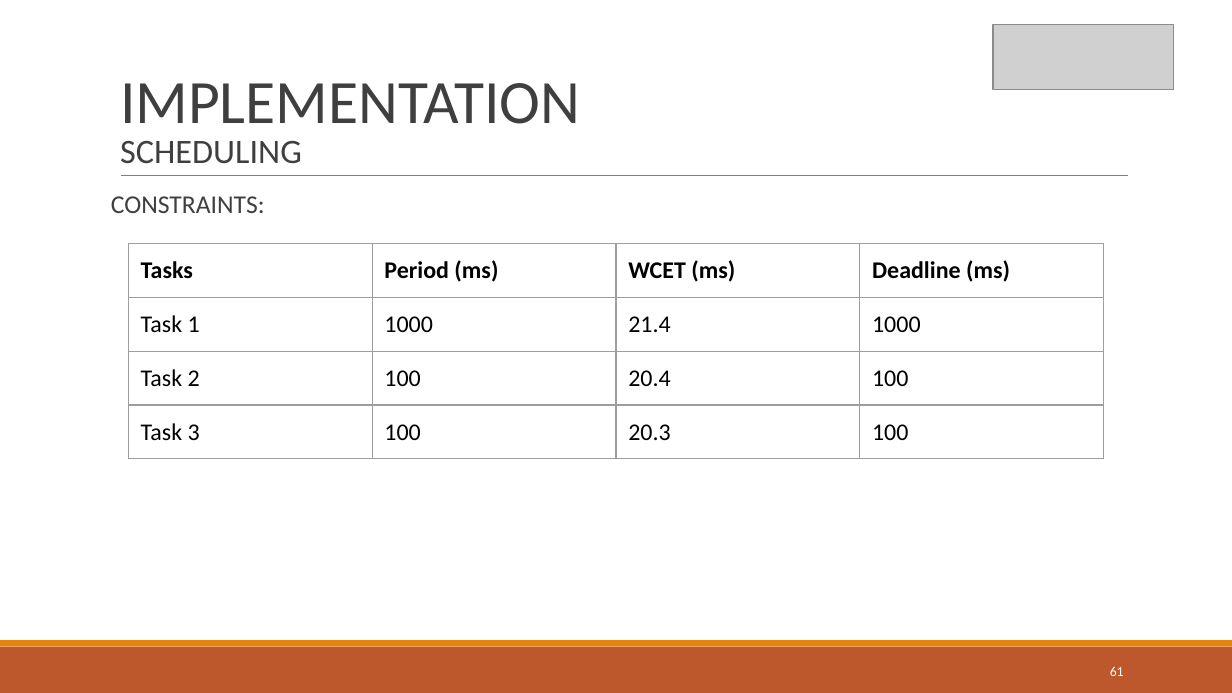
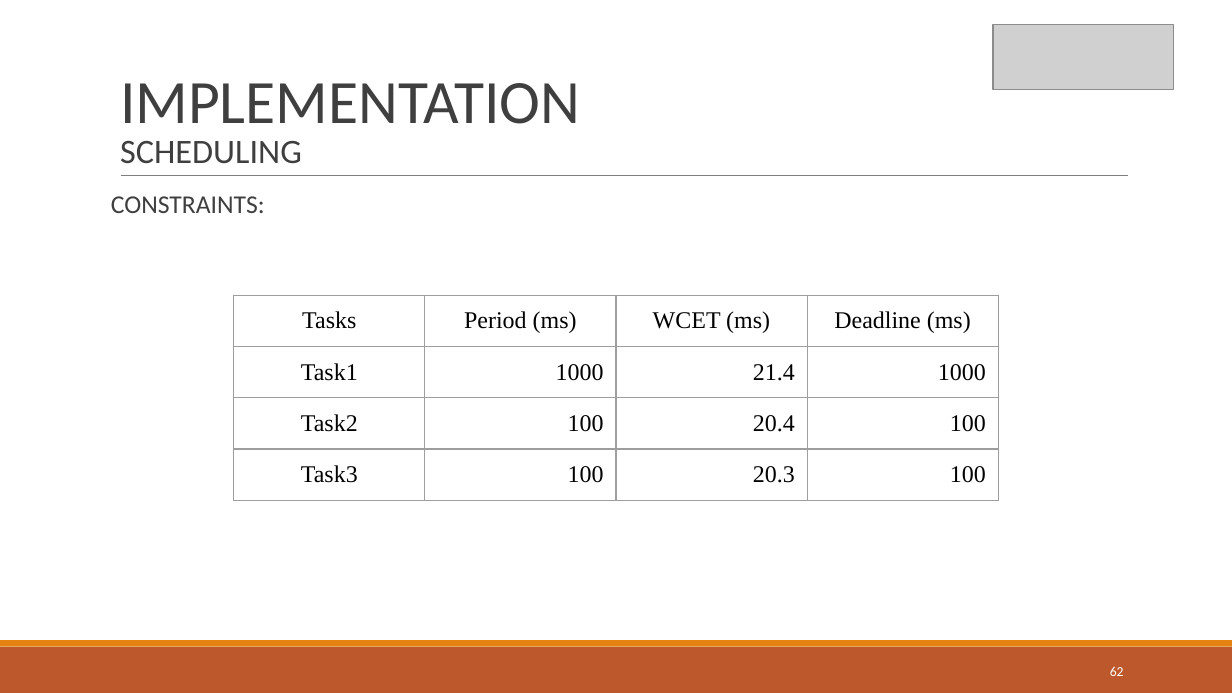
Before and after one commit to akash-cs13/ESE-Sem1, a slide deck: slide 62 of SEMESTER PROJECT-ESE.pptx (slide 61 before the commit). Drawn at 1232x693 pixels with LibreOffice and Linux fonts; fonts in the diff are those of the drawing; grey boxes stand for pictures. Boxes give left, top, right and bottom in pixels: in the first picture for what was removed or moved away, otherwise in the second. Text is boxed around its words. In the diff, an @@ line names an element or a change of style, - is before the commit and + after.

```diff
--- a/SEMESTER PROJECT-ESE.pptx
+++ b/SEMESTER PROJECT-ESE.pptx
@@ table at (x1=234, y1=296, x2=998, y2=693) @@
-row 2, column 1: Task 1
+row 2, column 1: Task1
-row 3, column 1: Task 2
+row 3, column 1: Task2
-row 4, column 1: Task 3
+row 4, column 1: Task3
@@ font Calibri to Times New Roman in "Tasks", "Period (ms)", "WCET (ms)", "Deadline (ms)" and 9 more places @@
@@ bold off in "Tasks", "Period (ms)", "WCET (ms)", "Deadline (ms)" @@
@@ alignment left to centre @@
@@ alignment left to right @@
@@ table resized from (x1=128, y1=244, x2=1104, y2=648) to (x1=234, y1=296, x2=998, y2=693) @@
@@ page number at (x1=1110, y1=666, x2=1124, y2=676): text changed @@
-61
+62
```
Also in this commit, not shown: 17 other slides changed, 2 slides added, 1 slide removed.
